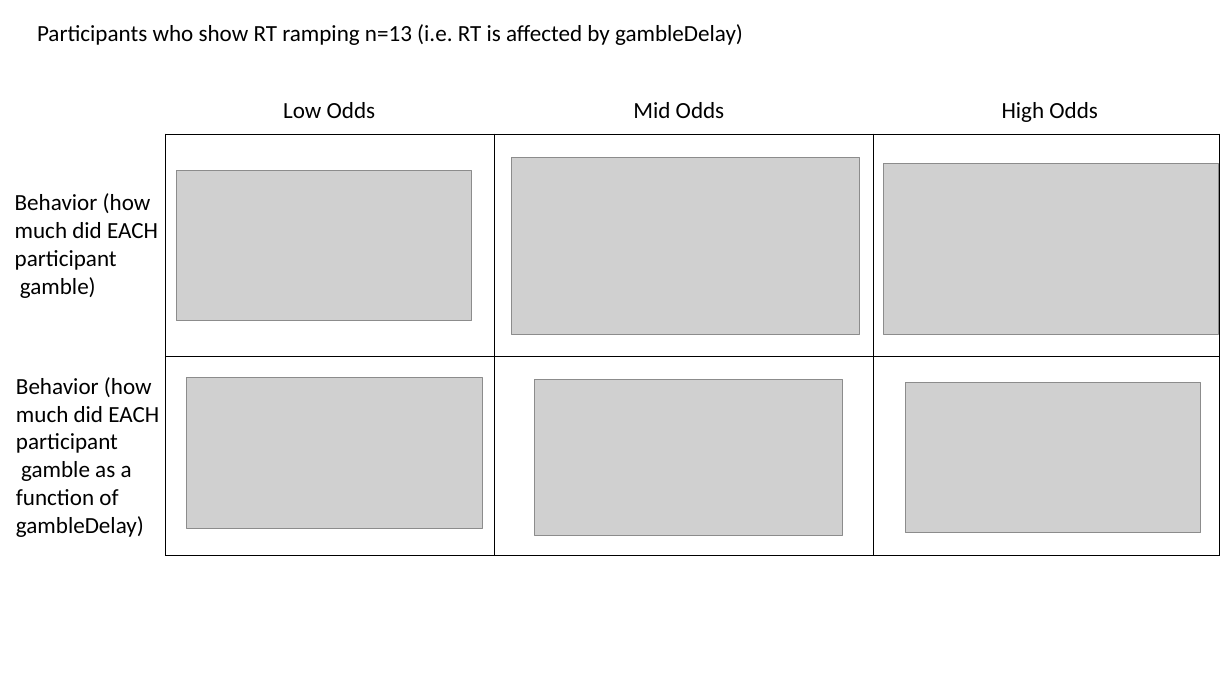
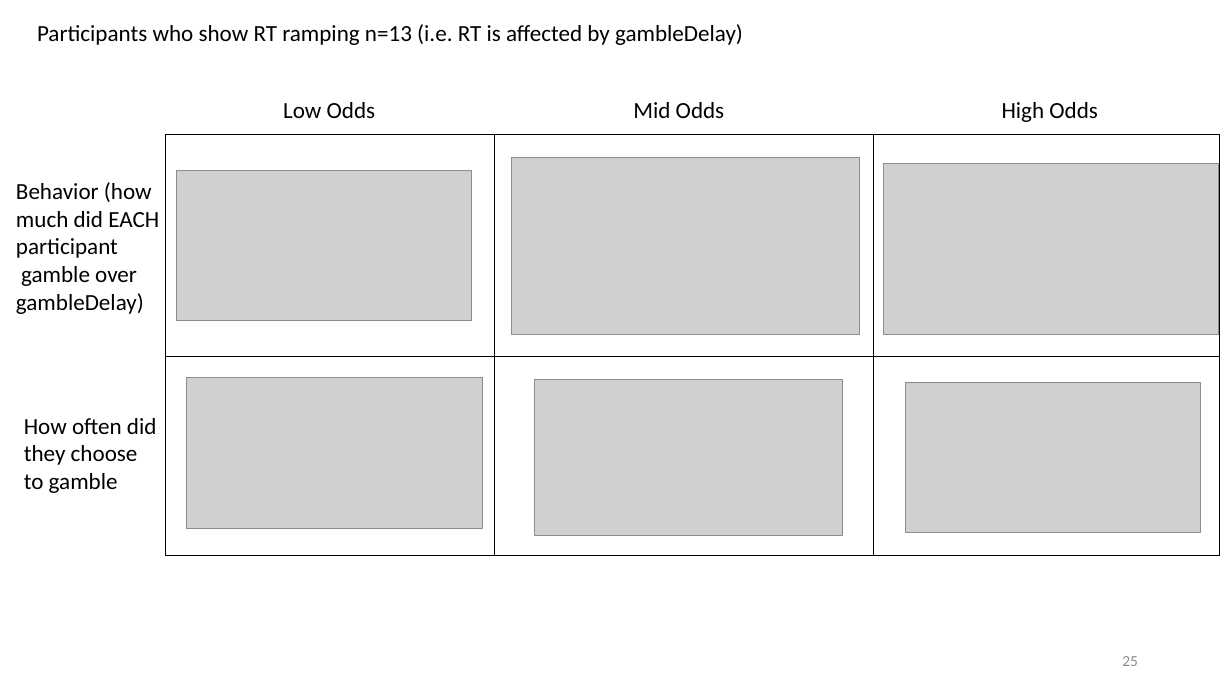
Before and after one commit to gpagnier/rampAnalysis, a slide deck: slide 25 of RampV02Presentation.pptx. Drawn at 1232x693 pixels with LibreOffice and Linux fonts; fonts in the diff are those of the drawing; grey boxes stand for pictures. Boxes give left, top, right and bottom in pixels: in the first picture for what was removed or moved away, otherwise in the second. Text is boxed around its words. In the diff, an @@ line names an element or a change of style, - is before the commit and + after.

Commit message:
MoreChanges

```diff
--- a/RampV02Presentation.pptx
+++ b/RampV02Presentation.pptx
@@ text "Behavior (how": place and size @@
-text "Behavior (how" at box(15, 193, 158, 298)
+text "Behavior (how" at box(16, 182, 159, 314)
@@ text at box(16, 266, 144, 314): text changed @@
-gamble)
+gamble over
+gambleDelay)
@@ text at box(24, 418, 157, 493): text changed @@
-Behavior (how
-much did EACH
-participant
-gamble as a
-function of
-gambleDelay)
+How often did
+they choose
+to gamble
@@ page number added at box(1122, 656, 1138, 666), 12 pt, text #8C8C8C @@
+25
```
Also in this commit, not shown: 24 other slides changed, 5 slides added.
